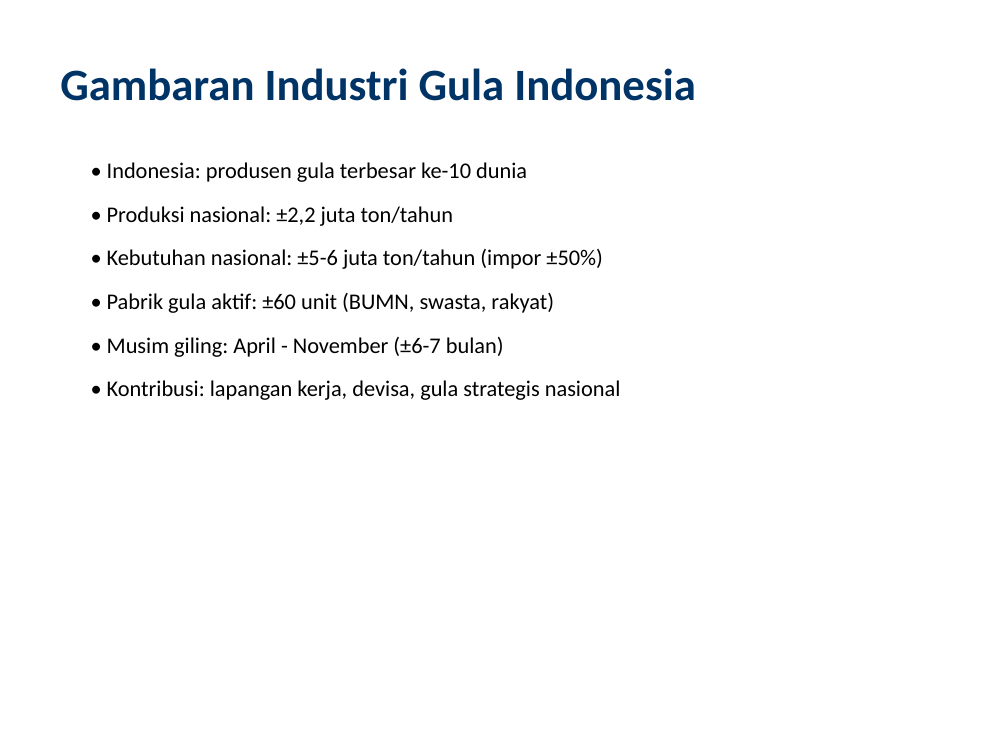
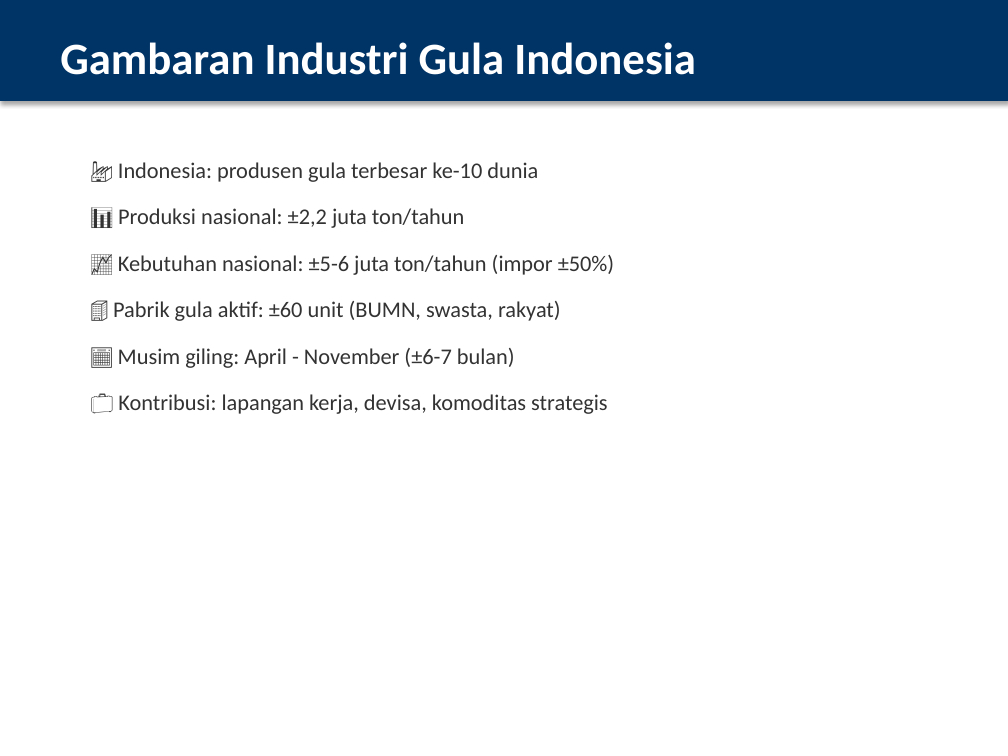
Before and after one commit to thereaintnocheaphappiness-cmyk/buat-tugas, a slide deck: slide 2 of PPT_Overview_Pabrik_Gula_IMPROVED.pptx. Drawn at 1008x756 pixels with LibreOffice and Linux fonts; fonts in the diff are those of the drawing. Boxes give left, top, right and bottom in pixels: in the first picture for what was removed or moved away, otherwise in the second. Text is boxed around its words. In the diff, an @@ line names an element or a change of style, - is before the commit and + after.

Commit message:
Improve PPT with visual enhancements: color-coded boxes, flow diagrams, KPI cards, two-column layouts, emoji icons, and professional design

```diff
--- a/PPT_Overview_Pabrik_Gula_IMPROVED.pptx
+++ b/PPT_Overview_Pabrik_Gula_IMPROVED.pptx
@@ rectangle added at box(0, 0, 1008, 101), fill #003366, outline #003366 0.75 pt @@
@@ text "Gambaran Industri Gula Indonesia": place and size @@
-text "Gambaran Industri Gula Indonesia" at box(60, 68, 696, 101)
+text "Gambaran Industri Gula Indonesia" at box(60, 42, 696, 75)
@@ text "Gambaran Industri Gula Indonesia" at box(60, 42, 696, 75): text colour #003366 to #FFFFFF @@
@@ text at box(113, 162, 614, 414): text changed; text colour #000000 to #333333 @@
-• Indonesia: produsen gula terbesar ke-10 dunia
-• Produksi nasional: ±2,2 juta ton/tahun
-• Kebutuhan nasional: ±5-6 juta ton/tahun (impor ±50%)
-• Pabrik gula aktif: ±60 unit (BUMN, swasta, rakyat)
-• Musim giling: April - November (±6-7 bulan)
-• Kontribusi: lapangan kerja, devisa, gula strategis nasional
+🏭 Indonesia: produsen gula terbesar ke-10 dunia
+📊 Produksi nasional: ±2,2 juta ton/tahun
+📈 Kebutuhan nasional: ±5-6 juta ton/tahun (impor ±50%)
+🏢 Pabrik gula aktif: ±60 unit (BUMN, swasta, rakyat)
+📅 Musim giling: April - November (±6-7 bulan)
+💼 Kontribusi: lapangan kerja, devisa, komoditas strategis
```
Also in this commit, not shown: 15 other slides changed, 2 slides added, 1 slide removed.
